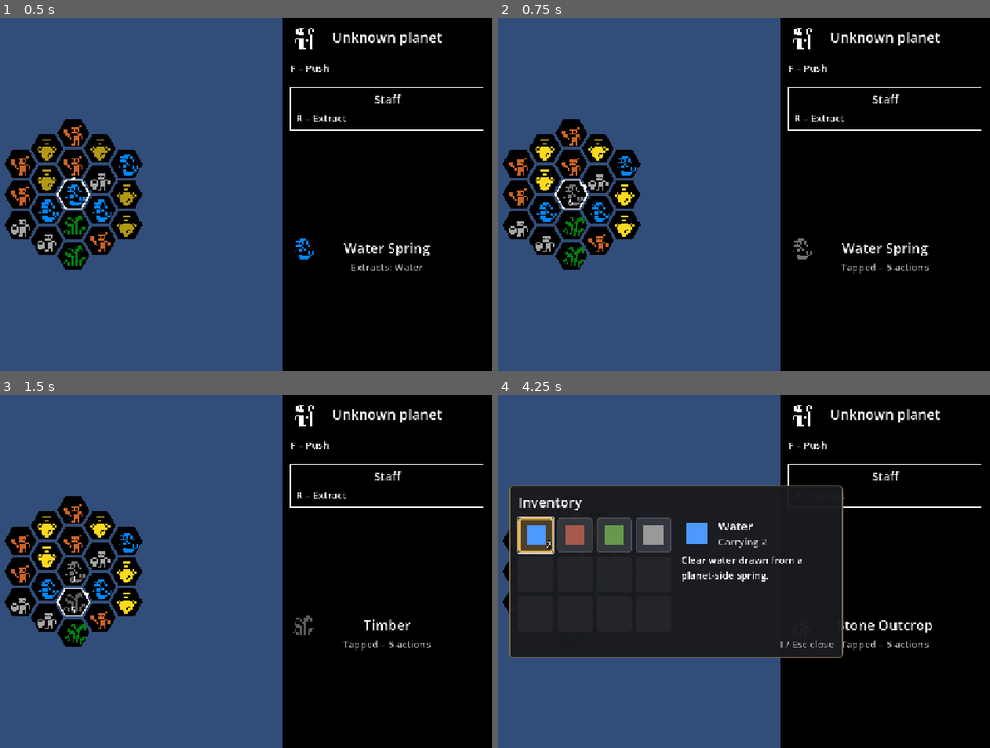
Above: before the commit, frames 1-4 (two rows, left to right).
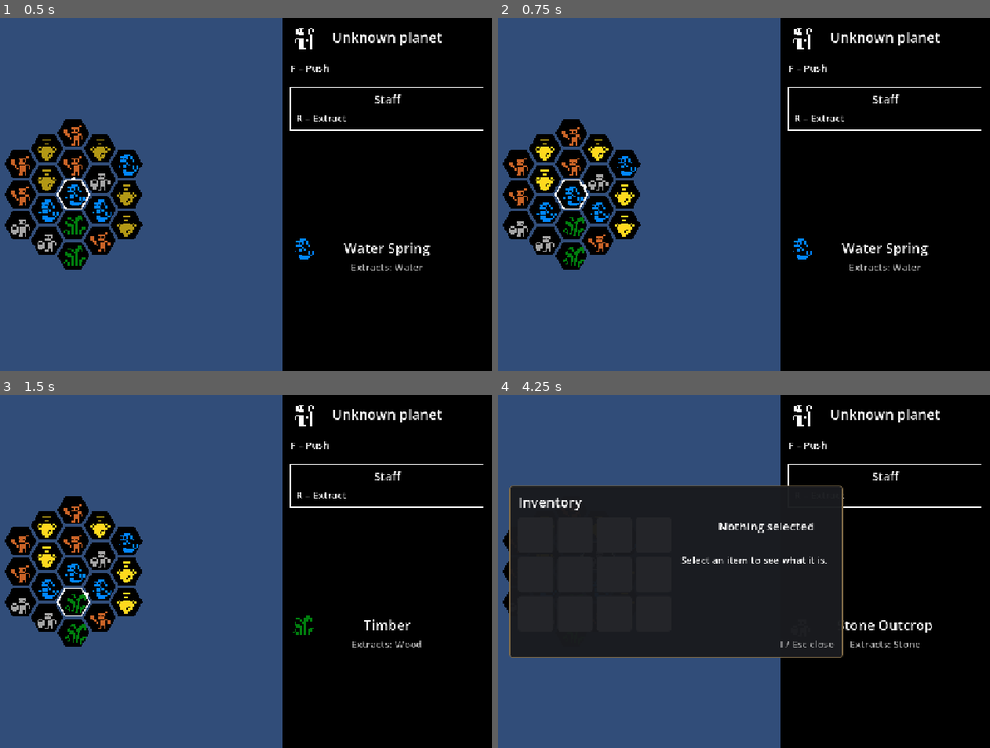
Above: after the commit, the same moments.

Repository: scunningham777/spaes-wrzrds
Game: Godot game, scene res://scenes/planet.tscn
The game is run twice, just before and just after one commit, with the same random seed, the same clock (stepped at 60 frames per second) and the same inputs. This scene is started directly instead of the project's main scene.
Inputs:
- Up to frame 1 (0.5 s): no input
- Up to frame 2 (0.75 s): tap Enter (ui_accept) at 0.5 s; hold D (hex_right) from 0.53 s (still down); hold R (extract) from 0.53 s (still down)
- Up to frame 3 (1.5 s): tap Enter (ui_accept) at 0.77, 1.25 s; release D (hex_right) at 1.28 s; release R (extract) at 1.28 s; hold X (hex_down) from 1.28 s (still down); tap R (extract) at 1.35 s
- Up to frame 4 (4.25 s): tap Enter (ui_accept) at 1.52, 2, 3.02, 3.5, 3.77 s; release X (hex_down) at 2.03 s; hold D (hex_right) 2.03-2.78 s; hold E (hex_ne) 2.03-2.78 s; tap R (extract) at 2.3, 3.05, 3.8 s; hold W (hex_up) 2.78-3.53 s; tap Q (hex_nw) at 2.85 s; hold A (hex_left) from 3.53 s (still down); hold C (hex_se) from 3.53 s (still down); tap I (inventory) at 4.15 s

Frame 1 is identical in both runs. In frame 2, 0.4% of the frame differs, in the area x 13-88%, y 47-73%; in frame 3, 0.5%; in frame 4, 3.1%, in the area x 3-88%, y 34-73%.

Commit message:
Extract along a line set by the staff's distance
Foci gain per-focus stats: distance and extract_amount (staff: 1 and 1).
Extraction now covers the player's tile plus `distance` tiles straight
ahead (Hex.line); all must be on the grid, untapped and the same type,
or nothing happens (no tap, no item, no cooldown tick). On success every
tile in the line is tapped and the player gains extract_amount of the
item, not one per tile.

TileGrid.can_extract / try_extract take the list of coords.

Co-Authored-By: Claude Opus 5.5 <noreply@anthropic.com>
Claude-Session: https://claude.ai/code/session_01Fy3oHrvidQwwoQouWe8HeV

Diff:
--- a/scripts/core/foci.gd
+++ b/scripts/core/foci.gd
@@ -16,6 +16,12 @@
 	STAFF: [&"extract"],
 }
 
+## Per-focus stats. distance: tiles ahead of the player that extraction also needs (all matching
+## the player's tile). extract_amount: items gained per successful extraction.
+const STATS: Dictionary[StringName, Dictionary] = {
+	STAFF: {"distance": 1, "extract_amount": 1},
+}
+
 
 static func display_name(focus: StringName) -> String:
 	return NAMES.get(focus, String(focus).capitalize())
@@ -29,3 +35,11 @@
 
 static func grants(focus: StringName, action: StringName) -> bool:
 	return action in actions(focus)
+
+
+static func distance(focus: StringName) -> int:
+	return STATS.get(focus, {}).get("distance", 0)
+
+
+static func extract_amount(focus: StringName) -> int:
+	return STATS.get(focus, {}).get("extract_amount", 0)
--- a/scripts/core/hex.gd
+++ b/scripts/core/hex.gd
@@ -45,6 +45,14 @@
 	return Vector2i.ZERO
 
 
+# start plus the next `steps` coords along direction (an axial delta), in order.
+static func line(start: Vector2i, direction: Vector2i, steps: int) -> Array[Vector2i]:
+	var coords: Array[Vector2i] = []
+	for i in steps + 1:
+		coords.append(start + direction * i)
+	return coords
+
+
 # Every coord within `radius` steps of the origin, i.e. a hexagon-shaped board.
 static func hexagon(radius: int) -> Array[Vector2i]:
 	var coords: Array[Vector2i] = []
--- a/scripts/core/tile_grid.gd
+++ b/scripts/core/tile_grid.gd
@@ -73,17 +73,26 @@
 	return cooldowns.get(coord, 0)
 
 
-func can_extract(coord: Vector2i) -> bool:
-	return tiles.has(coord) and tiles[coord] != TileType.EMPTY and not is_tapped(coord)
+# Whether the tiles at coords can be extracted together: all on the grid, untapped, and the same
+# non-Empty type.
+func can_extract(coords: Array[Vector2i]) -> bool:
+	if coords.is_empty() or not tiles.has(coords[0]):
+		return false
+	var type := tiles[coords[0]]
+	if type == TileType.EMPTY:
+		return false
+	return coords.all(func(c: Vector2i) -> bool:
+		return tiles.has(c) and tiles[c] == type and not is_tapped(c))
 
 
-# Taps the tile at coord and returns its type, or EMPTY if there was nothing to extract (no tile,
-# Empty, or already tapped). Ported from TileGridManager.TryExtractResource.
-func try_extract(coord: Vector2i) -> TileType:
-	if not can_extract(coord):
+# Taps every tile at coords and returns their shared type, or EMPTY (and changes nothing) if they
+# can't be extracted together. Ported from TileGridManager.TryExtractResource.
+func try_extract(coords: Array[Vector2i]) -> TileType:
+	if not can_extract(coords):
 		return TileType.EMPTY
-	_set_cooldown(coord, tap_cooldown)
-	return tiles[coord]
+	for c in coords:
+		_set_cooldown(c, tap_cooldown)
+	return tiles[coords[0]]
 
 
 func can_swap(a: Vector2i, b: Vector2i) -> bool:
--- a/scripts/tile_interaction.gd
+++ b/scripts/tile_interaction.gd
@@ -23,20 +23,23 @@
 
 # Each successful action ticks tapped-tile cooldowns before taking effect, so the action that taps
 # a tile doesn't count toward its own cooldown. (Moves tick too; the scene wires that up.)
+# Extraction needs the player's tile plus the focus's distance in tiles straight ahead, all the
+# same untapped type. Success taps them all but yields the focus's extract amount, not one per tile.
 func _try_extract() -> void:
-	if not Foci.grants(Game.state.equipped_focus, &"extract"):
+	var focus := Game.state.equipped_focus
+	if not Foci.grants(focus, &"extract"):
 		print("The equipped focus can't extract")
 		return
-	var coord := player.mover.coord
-	if not tiles.grid.can_extract(coord):
-		print("Nothing to extract at %s" % coord)
+	var coords := Hex.line(player.mover.coord, player.mover.facing, Foci.distance(focus))
+	if not tiles.grid.can_extract(coords):
+		print("Nothing to extract along %s" % [coords])
 		return
 	tiles.grid.tick_cooldowns()
-	var extracted := tiles.grid.try_extract(coord)
+	var extracted := tiles.grid.try_extract(coords)
 	var item := Items.from_tile(extracted)
 	if not item.is_empty():
-		Game.state.inventory.add(item)
-	print("Extracted %s (%s) at %s" % [TileGrid.TileType.keys()[extracted], item, coord])
+		Game.state.inventory.add(item, Foci.extract_amount(focus))
+	print("Extracted %s (%s) along %s" % [TileGrid.TileType.keys()[extracted], item, coords])
 
 
 func _try_swap() -> void:
--- a/tests/smoke_test.gd
+++ b/tests/smoke_test.gd
@@ -121,26 +121,47 @@
 	_check(Foci.display_name(Foci.STAFF) == "Staff" and Foci.grants(Foci.STAFF, &"extract")
 		and not Foci.grants(Foci.STAFF, &"push") and Foci.actions(&"").is_empty(), "foci: staff grants extract")
 	_check(GameState.new().equipped_focus == Foci.STAFF, "foci: staff equipped by default")
+	_check(Foci.distance(Foci.STAFF) == 1 and Foci.extract_amount(Foci.STAFF) == 1
+		and Foci.distance(&"") == 0, "foci: staff has distance 1, extract amount 1")
+	_check(Hex.line(Vector2i(1, 1), Vector2i(0, 1), 2) == [Vector2i(1, 1), Vector2i(1, 2), Vector2i(1, 3)],
+		"core: Hex.line is the start plus n steps")
 
 	# Extract + inventory.
 	var eg := TileGrid.new(1)
+	var at := func(c: Vector2i) -> Array[Vector2i]: return [c]
 	eg.set_tile(Vector2i.ZERO, T.TIMBER)
-	_check(eg.try_extract(Vector2i.ZERO) == T.TIMBER and eg.get_tile(Vector2i.ZERO) == T.TIMBER
+	_check(eg.try_extract(at.call(Vector2i.ZERO)) == T.TIMBER and eg.get_tile(Vector2i.ZERO) == T.TIMBER
 		and eg.cooldown(Vector2i.ZERO) == 5, "extract: returns the type and taps the tile for 5 actions")
-	_check(eg.try_extract(Vector2i.ZERO) == T.EMPTY, "extract: tapped tile yields nothing")
-	_check(eg.try_extract(Vector2i(1, 0)) == T.EMPTY, "extract: Empty tile yields nothing")
-	_check(eg.try_extract(Vector2i(9, 9)) == T.EMPTY, "extract: off-grid yields nothing")
+	_check(eg.try_extract(at.call(Vector2i.ZERO)) == T.EMPTY, "extract: tapped tile yields nothing")
+	_check(eg.try_extract(at.call(Vector2i(1, 0))) == T.EMPTY, "extract: Empty tile yields nothing")
+	_check(eg.try_extract(at.call(Vector2i(9, 9))) == T.EMPTY, "extract: off-grid yields nothing")
+	# Lines: every tile must match and be free; success taps them all.
+	var lg := TileGrid.new(2)
+	var line := Hex.line(Vector2i.ZERO, Vector2i(0, 1), 2)  # (0,0) (0,1) (0,2)
+	for c in line:
+		lg.set_tile(c, T.IRON_DEPOSIT)
+	lg.set_tile(Vector2i(0, 2), T.GOLD_ORE)
+	_check(lg.try_extract(line) == T.EMPTY and lg.cooldowns.is_empty(), "extract: a mismatched tile in the line, no change")
+	lg.set_tile(Vector2i(0, 2), T.IRON_DEPOSIT)
+	lg.try_extract(at.call(Vector2i(0, 2)))
+	_check(lg.try_extract(line) == T.EMPTY and lg.cooldowns.keys() == [Vector2i(0, 2)],
+		"extract: a tapped tile in the line, no change")
+	for i in lg.tap_cooldown:
+		lg.tick_cooldowns()
+	_check(lg.try_extract(line) == T.IRON_DEPOSIT and line.all(func(c: Vector2i) -> bool: return lg.cooldown(c) == 5),
+		"extract: a matching line taps every tile")
+	_check(not lg.can_extract(Hex.line(Vector2i(0, 1), Vector2i(0, 1), 2)), "extract: a line running off the grid fails")
 	eg.set_tile(Vector2i(1, 0), T.GOLD_ORE)
 	_check(eg.try_swap(Vector2i.ZERO, Vector2i(1, 0)) and eg.cooldown(Vector2i(1, 0)) == 5
 		and not eg.is_tapped(Vector2i.ZERO), "tapped: state moves with the tile on a swap")
 	for i in 4:
 		eg.tick_cooldowns()
-	_check(eg.cooldown(Vector2i(1, 0)) == 1 and not eg.can_extract(Vector2i(1, 0)), "tapped: 4 ticks leave 1")
+	_check(eg.cooldown(Vector2i(1, 0)) == 1 and not eg.can_extract(at.call(Vector2i(1, 0))), "tapped: 4 ticks leave 1")
 	var untapped: Array[Vector2i] = []
 	eg.tapped_changed.connect(func(c: Vector2i, left: int) -> void: if left == 0: untapped.append(c))
 	eg.tick_cooldowns()
 	_check(not eg.is_tapped(Vector2i(1, 0)) and untapped == [Vector2i(1, 0)]
-		and eg.try_extract(Vector2i(1, 0)) == T.TIMBER, "tapped: 5th tick untaps it, extractable again")
+		and eg.try_extract(at.call(Vector2i(1, 0))) == T.TIMBER, "tapped: 5th tick untaps it, extractable again")
 	_check(Items.from_tile(T.GOLD_ORE) == &"gold" and Items.from_tile(T.EMPTY) == &"",
 		"items: tile -> item mapping")
 	var inv := Inventory.new()
@@ -337,7 +358,8 @@
 	await create_timer(0.5).timeout
 	_check(tiles.grid.get_tile(Vector2i(0, 1)) == TileGrid.TileType.GOLD_ORE, "lock: F works again afterwards")
 	tiles.grid.set_tile(Vector2i(0, 1), TileGrid.TileType.EMPTY)
-	# Extract with R: the wizard's own tile goes into the inventory and is tapped.
+	# Extract with R: the staff (distance 1) needs the wizard's tile and the faced one, (0,1), to
+	# match. Both get tapped; the inventory gains the staff's extract amount (1).
 	var inv: Inventory = _game().state.inventory
 	tiles.grid.set_tile(Vector2i.ZERO, TileGrid.TileType.IRON_DEPOSIT)
 	var tile_info: TileInfo = current_scene.get_node("%TileInfo")
@@ -345,9 +367,13 @@
 	_check(tile_info.shown_name() == "Iron Deposit" and tile_info.shown_yield() == "Extracts: Iron"
 		and tile_icon.texture != null, "tile info: shows the tile under the wizard (%s / %s)"
 		% [tile_info.shown_name(), tile_info.shown_yield()])
+	_press(KEY_R)  # (0,1) is Empty: no match
+	_check(inv.count(&"iron") == 0 and tiles.grid.cooldowns.is_empty(), "planet: R without a matching line does nothing")
+	tiles.grid.set_tile(Vector2i(0, 1), TileGrid.TileType.IRON_DEPOSIT)
 	_press(KEY_R)
 	_check(tiles.grid.get_tile(Vector2i.ZERO) == TileGrid.TileType.IRON_DEPOSIT and inv.count(&"iron") == 1
-		and tiles.grid.cooldown(Vector2i.ZERO) == 5, "planet: R extracts Iron and taps the tile for 5 actions")
+		and tiles.grid.cooldown(Vector2i.ZERO) == 5 and tiles.grid.cooldown(Vector2i(0, 1)) == 5,
+		"planet: R extracts 1 Iron and taps both tiles in the line for 5 actions")
 	_check(tile_info.shown_name() == "Iron Deposit" and tile_info.shown_yield() == "Tapped – 5 actions"
 		and tile_icon.texture is ImageTexture, "tile info: shows the tapped state and a greyscale icon (%s)"
 		% tile_info.shown_yield())
